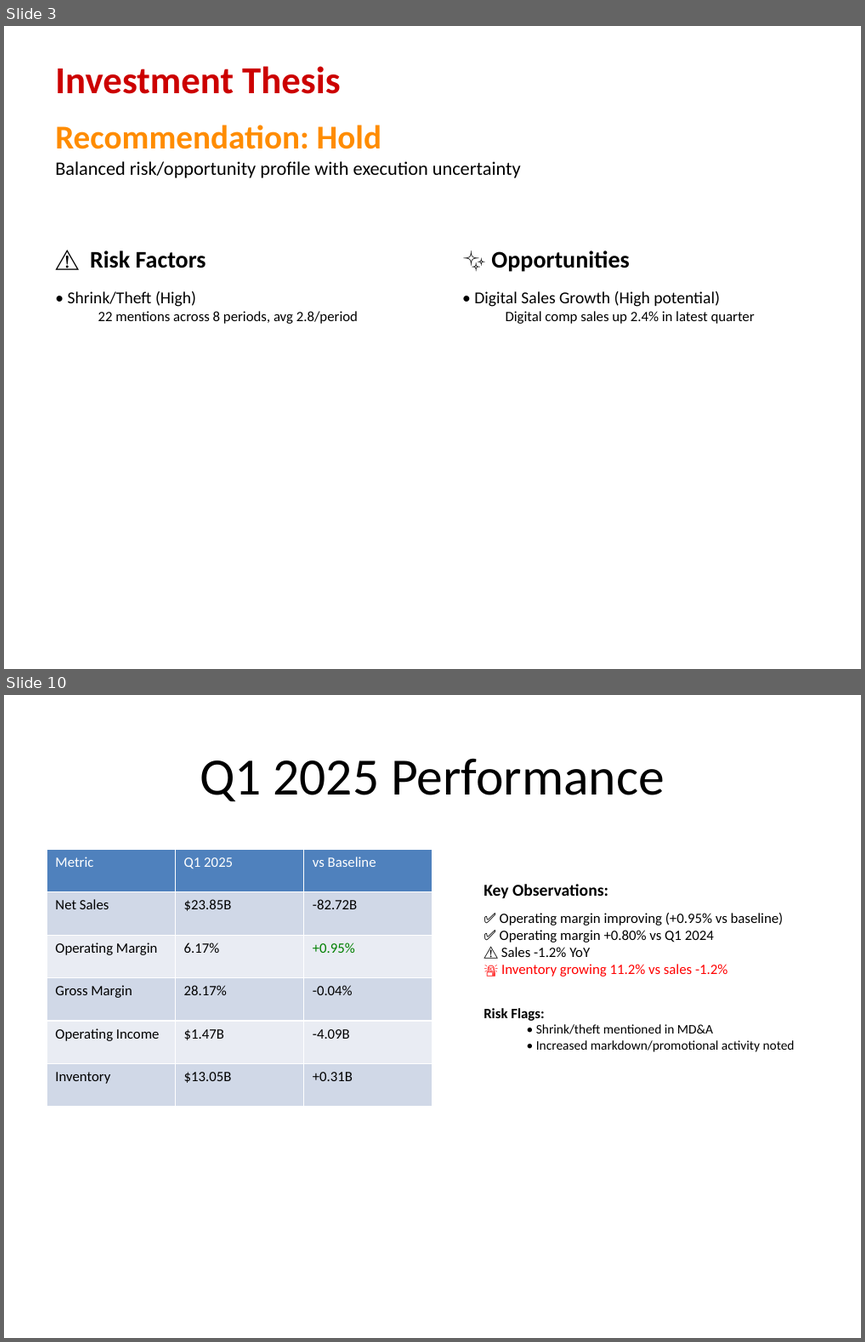
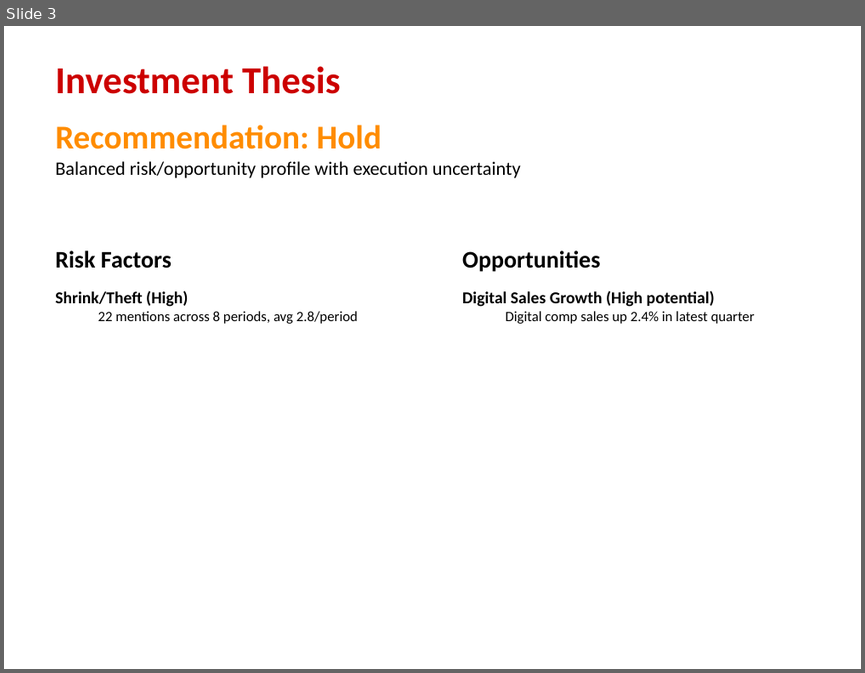
Before and after one commit to Alexander-Lombardo/financial-analyst-project, a slide deck: output/Target_Financial_Analysis.pptx. Shown one above the other, each under a label of ours: slides 3 and 10 before the commit, slide 3 after it; the slides between them are not shown. The pictures are 865x1342 and 865x673 pixels, drawn with LibreOffice and Linux fonts; fonts in the diff are those of the drawing. Boxes give left, top, right and bottom in pixels: in the first picture for what was removed or moved away, otherwise in the second. Text is boxed around its words. In the diff, an @@ line names an element or a change of style, - is before the commit and + after.

```diff
--- a/output/Target_Financial_Analysis.pptx
+++ b/output/Target_Financial_Analysis.pptx
@@ slide 10 removed at <box>4,695,861,1338</box>, background #FFFFFF @@
@@ title removed at <box>200,758,664,801</box> @@
-Q1 2025 Performance
@@ table removed at <box>46,849,432,1106</box>, 6 rows, 3 columns @@
-Metric | Q1 2025 | vs Baseline
-Net Sales | $23.85B | -82.72B
-Operating Margin | 6.17% | +0.95%
-Gross Margin | 28.17% | -0.04%
-Operating Income | $1.47B | -4.09B
-Inventory | $13.05B | +0.31B
@@ text removed at <box>483,884,794,1052</box> @@
-Key Observations:
-✅ Operating margin improving (+0.95% vs baseline)
-✅ Operating margin +0.80% vs Q1 2024
-⚠️ Sales -1.2% YoY
-🚨 Inventory growing 11.2% vs sales -1.2%
-Risk Flags:
-  • Shrink/theft mentioned in MD&A
-  • Increased markdown/promotional activity noted
@@ slide 3 changed as well @@
@@ text at <box>55,250,188,306</box>: text changed; bold on @@
-⚠️ Risk Factors
-• Shrink/Theft (High)
+Risk Factors
+Shrink/Theft (High)
@@ text at <box>462,250,715,306</box>: text changed; bold on @@
-✨ Opportunities
-• Digital Sales Growth (High potential)
+Opportunities
+Digital Sales Growth (High potential)
```
Also in this commit, not shown: 1 other slide changed, 30 slides added, 13 other slides removed, 51 other files.
